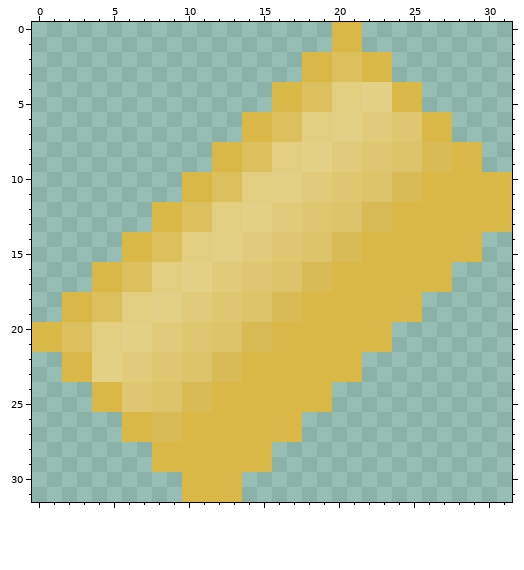
Edited in one commit: pixel-art sprite (BaseBuilder/Content/materials.png). The picture above is the old version.
The file is 32x32 pixels. Colours within 5 levels of each other are drawn and written as one.
The same view after the edit:
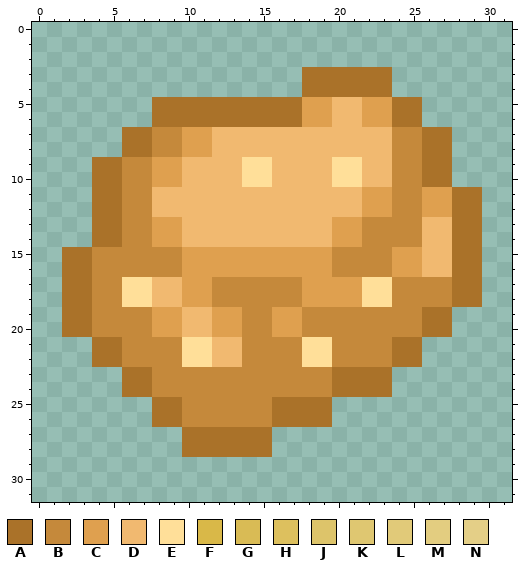
Palette (. is transparent): A #aa7229  B #c5893b  C #dfa04f  D #f1b970  E #ffdf99  F #d9b848  G #d9bb55  H #ddc05e  J #ddc46a  K #dfc771  L #e1ca79  M #e3cd80  N #e4cf87
The edit:
Changed rows in their new state; - is an unchanged pixel.
first column x 0:
 0 --------------------..----------
 1 --------------------..----------
 2 ------------------......--------
 3 ------------------AAAAAA--------
 4 ----------------..AAAAAA..------
 5 --------AAAAAAAAAACCDDCCAA------
 6 --------AAAAAAAAAACCDDCCAA..----
 7 ------AABBCCDDDDDDDDDDDDBBAA----
 8 ------AABBCCDDDDDDDDDDDDBBAA..--
 9 ----AABBCCDDDDEEDDDDEEDDBBAA..--
10 ----AABBCCDDDDEEDDDDEEDDBBAA....
11 ----AABBDDDDDDDDDDDDDDCCBBCCAA..
12 ----AABBDDDDDDDDDDDDDDCCBBCCAA..
13 ----AABBCCDDDDDDDDDDCCBBBBDDAA..
14 ----AABBCCDDDDDDDDDDCCBBBBDDAA--
15 --AABBBBBBCCCCCCCCCCBBBBCCDDAA--
16 --AABBBBBBCCCCCCCCCCBBBBCCDDAA--
17 --AABBEEDDCCBBBBBBCCCCEEBBBBAA--
18 --AABBEEDDCCBBBBBBCCCCEEBBBBAA--
19 --AABBBBCCDDCCBBCCBBBBBBBBAA----
20 ..AABBBBCCDDCCBBCCBBBBBBBBAA----
21 ....AABBBBEEDDBBBBEEBBBBAA------
22 --..AABBBBEEDDBBBBEEBBBBAA------
23 --....AABBBBBBBBBBBBAAAA--------
24 ----..AABBBBBBBBBBBBAAAA--------
25 ----....AABBBBBBAAAA------------
26 ------..AABBBBBBAAAA------------
27 ------....AAAAAA..--------------
28 --------..AAAAAA----------------
29 --------........----------------
30 ----------....------------------
31 ----------....------------------
